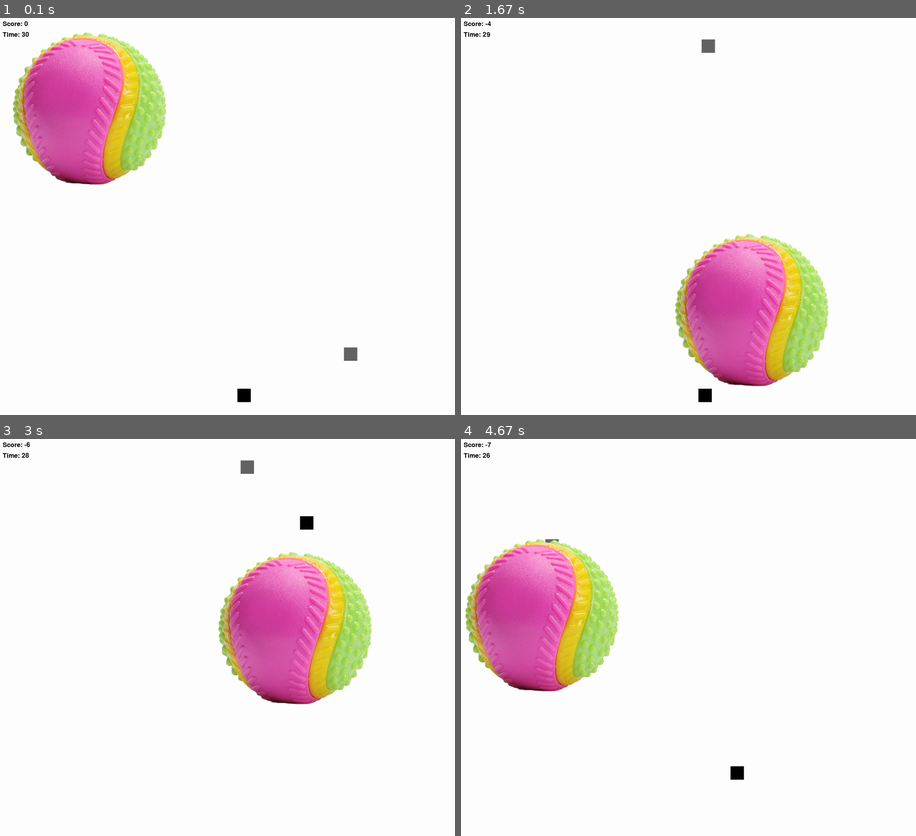
Above: before the commit, frames 1-4 (two rows, left to right).
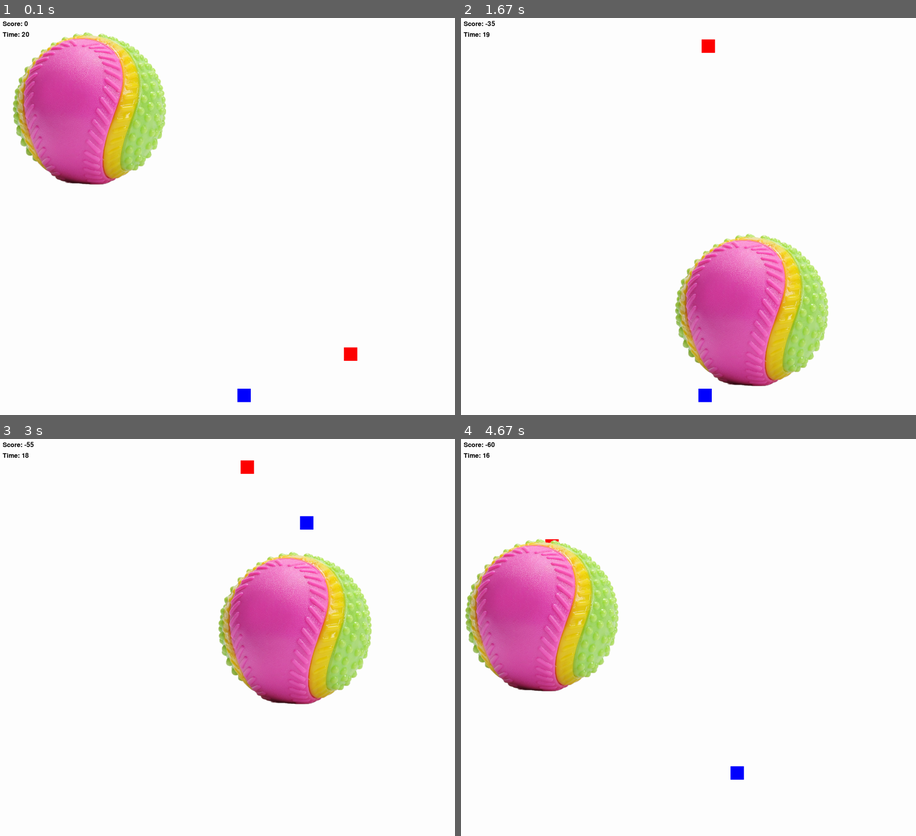
Above: after the commit, the same moments.

Repository: ProfX1/applicationPygame
Game: pygame game, started from rectangles.py
Same seed, same stepped clock (60 frames per second), same inputs: the game is played once before the commit and once after it.
Inputs (mouse positions are in pixels of both pictures, inside the frame that each line leads up to):
- Up to frame 1 (0.1 s): no input
- Up to frame 2 (1.67 s): click (811, 355) at 0.38 s; click (579, 220) at 0.72 s; click (670, 228) at 1.05 s; click (743, 252) at 1.38 s
- Up to frame 3 (3 s): click (232, 681) at 1.72 s; click (400, 792) at 2.05 s; click (245, 816) at 2.38 s; click (345, 605) at 2.72 s
- Up to frame 4 (4.67 s): click (752, 621) at 3.05 s; click (706, 466) at 3.38 s; click (765, 522) at 3.72 s; click (847, 637) at 4.05 s; right-click (588, 605) at 4.38 s

The runs differ from the first frame. In frame 1, 0.2% of the frame differs, in the area x 4-79%, y 3-97%; in frame 2, 0.2%, in the area x 4-56%, y 0-97%; in frame 3, 0.2%; in frame 4, 0.2%.

Commit message:
working points system

Diff:
--- a/rectangles.py
+++ b/rectangles.py
@@ -20,14 +20,16 @@
 WHITE = (255, 255, 255)
 BLACK = (0, 0, 0)
 GRAY = (100, 100, 100)
+BLUE = (0, 0, 255)
+RED = (255, 0, 0)
 
 # Define square parameters
 SQUARE_SIZE = 50
-square_color1 = BLACK
-square_color2 = GRAY
+square_color1 = BLUE
+square_color2 = RED
 score = 0
 font = pygame.font.Font(None, 36)
-time_limit = 30
+time_limit = 20
 clock = pygame.time.Clock()
 start_time = pygame.time.get_ticks()
 
@@ -67,33 +69,33 @@
             if event.button == 1:  # Left mouse button
                 if square1_x < mouse_x < square1_x + SQUARE_SIZE and square1_y < mouse_y < square1_y + SQUARE_SIZE:
                     if ballrect.collidepoint(mouse_x, mouse_y):
-                        score -= 1  # reduce score if clicked on the ball
+                        score -= 10  # reduce score if clicked on the ball
                     else:
-                        score += 1
+                        score += 10
                         square1_x, square1_y = reset_square1()
                 elif square2_x < mouse_x < square2_x + SQUARE_SIZE and square2_y < mouse_y < square2_y + SQUARE_SIZE:
                     if ballrect.collidepoint(mouse_x, mouse_y):
-                        score -= 1  # reduce score if clicked on the ball
+                        score -= 10  # reduce score if clicked on the ball
                     else:
-                        score -= 1
+                        score -= 5
                         square2_x, square2_y = reset_square2()
                 elif ballrect.collidepoint(mouse_x, mouse_y):
-                    score -= 1  # reduce score if clicked on the ball
+                    score -= 10  # reduce score if clicked on the ball
             elif event.button == 3:  # Right mouse button
                 if square1_x < mouse_x < square1_x + SQUARE_SIZE and square1_y < mouse_y < square1_y + SQUARE_SIZE:
                     if ballrect.collidepoint(mouse_x, mouse_y):
-                        score -= 1  # reduce score if clicked on the ball
+                        score -= 10  # reduce score if clicked on the ball
                     else:
-                        score -= 1
+                        score -= 5
                         square1_x, square1_y = reset_square1()
                 elif square2_x < mouse_x < square2_x + SQUARE_SIZE and square2_y < mouse_y < square2_y + SQUARE_SIZE:
                     if ballrect.collidepoint(mouse_x, mouse_y):
-                        score -= 1  # reduce score if clicked on the ball
+                        score -= 10  # reduce score if clicked on the ball
                     else:
-                        score += 1
+                        score += 10
                         square2_x, square2_y = reset_square2()
                 elif ballrect.collidepoint(mouse_x, mouse_y):
-                    score -= 1  # reduce score if clicked on the ball
+                    score -= 10  # reduce score if clicked on the ball
 
 
 
